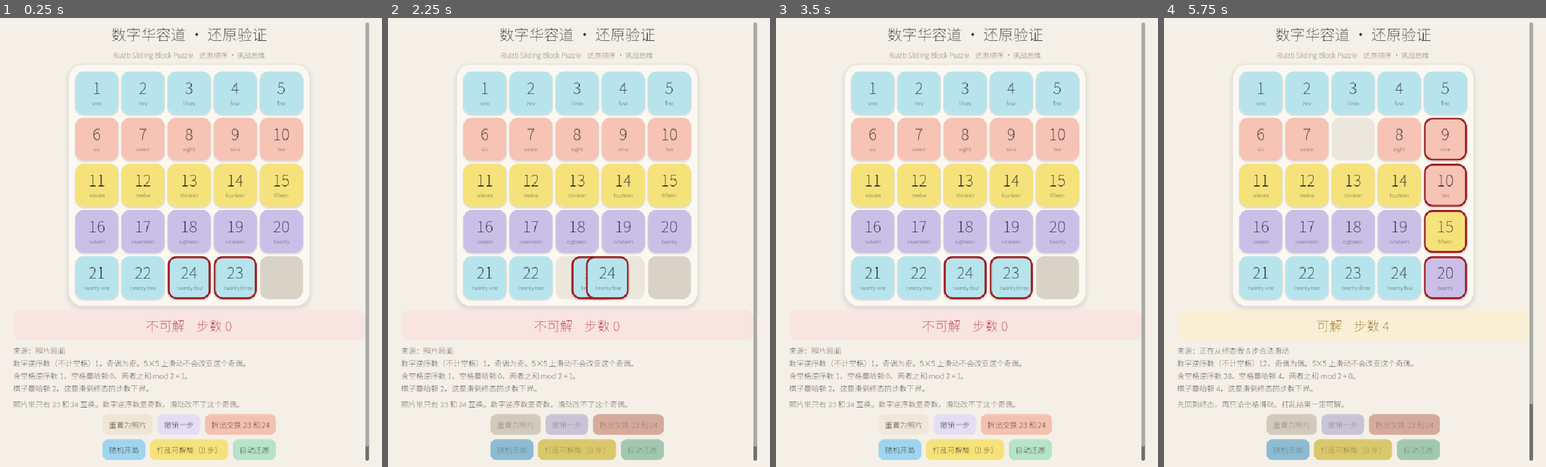
Above: before the commit, frames 1-4 (left to right).
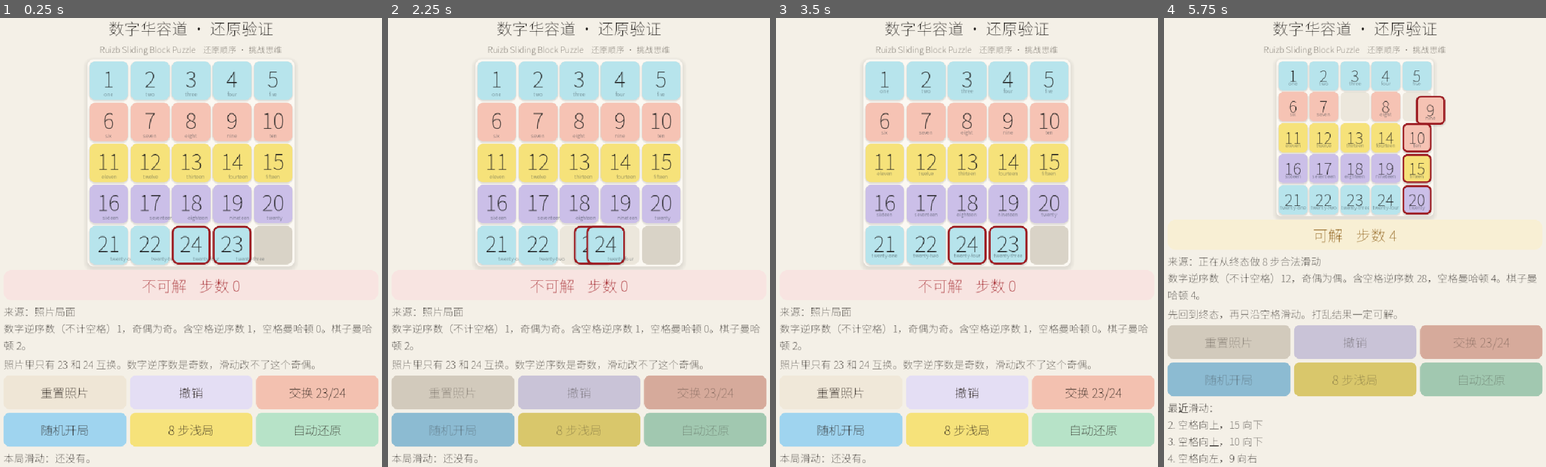
Above: after the commit, the same moments.

Repository: JeffGu98/huarongdao
Game: Godot game, scene res://main.tscn
Two runs of this game, one before a commit and one after it. Both use one fixed random seed, a clock stepped at 60 frames per second and the inputs below.
Inputs:
- Up to frame 1 (0.25 s): no input
- Up to frame 2 (2.25 s): click "重置为照片" (after the commit: "重置照片") at 0.5 s; click "撤销一步" (after the commit: "撤销") at 1.25 s; click "拆出交换 23 和 24" (after the commit: "交换 23/24") at 2 s
- Up to frame 3 (3.5 s): click "重置为照片" (after the commit: "重置照片") at 2.75 s
- Up to frame 4 (5.75 s): click "随机开局" at 3.5 s; click "重置为照片" (after the commit: "重置照片") at 4.25 s; click "打乱可解局（8 步）" (after the commit: "8 步浅局") at 5 s

The runs differ from the first frame. In frame 1, 38% of the frame differs, in the area x 0-100%, y 0-100%; in frame 2, 41%; in frame 3, 38%; in frame 4, 49%.

Commit message:
放大手机上的棋盘和数字，发布 1.0.1。
格子按屏幕宽度铺开，数字字号跟格子一起变大，按钮改成两行大触控区。

Diff:
--- a/main.gd
+++ b/main.gd
@@ -2,9 +2,6 @@
 
 const Puzzle = preload("res://puzzle.gd")
 
-const TILE := 92
-const GAP := 7
-const FRAME := 14
 const WORDS := [
 	"",
 	"one", "two", "three", "four", "five",
@@ -40,6 +37,14 @@
 var action_buttons: Array = []
 var font_regular: Font
 var font_bold: Font
+var tile_px := 140.0
+var gap_px := 12.0
+var frame_px := 14.0
+var board_host: Control
+var board_root: Panel
+var number_labels := {}
+var word_labels := {}
+var laying_out := false
 
 
 func _ready() -> void:
@@ -48,7 +53,7 @@
 	font_bold = _make_font(700)
 	var theme := Theme.new()
 	theme.default_font = font_regular
-	theme.default_font_size = 18
+	theme.default_font_size = 28
 	self.theme = theme
 
 	var background := ColorRect.new()
@@ -59,41 +64,43 @@
 
 	var margin := MarginContainer.new()
 	margin.set_anchors_preset(Control.PRESET_FULL_RECT)
-	margin.add_theme_constant_override("margin_left", 28)
-	margin.add_theme_constant_override("margin_right", 28)
-	margin.add_theme_constant_override("margin_top", 22)
-	margin.add_theme_constant_override("margin_bottom", 18)
+	margin.add_theme_constant_override("margin_left", 8)
+	margin.add_theme_constant_override("margin_right", 8)
+	margin.add_theme_constant_override("margin_top", 8)
+	margin.add_theme_constant_override("margin_bottom", 8)
 	add_child(margin)
 
-	var scroll := ScrollContainer.new()
-	scroll.size_flags_horizontal = Control.SIZE_EXPAND_FILL
-	scroll.size_flags_vertical = Control.SIZE_EXPAND_FILL
-	scroll.horizontal_scroll_mode = ScrollContainer.SCROLL_MODE_DISABLED
-	margin.add_child(scroll)
-
 	var column := VBoxContainer.new()
-	column.add_theme_constant_override("separation", 10)
+	column.set_anchors_preset(Control.PRESET_FULL_RECT)
+	column.add_theme_constant_override("separation", 8)
 	column.size_flags_horizontal = Control.SIZE_EXPAND_FILL
-	scroll.add_child(column)
+	column.size_flags_vertical = Control.SIZE_EXPAND_FILL
+	margin.add_child(column)
 
 	var title := Label.new()
 	title.text = "数字华容道 · 还原验证"
 	title.horizontal_alignment = HORIZONTAL_ALIGNMENT_CENTER
 	title.add_theme_font_override("font", font_bold)
-	title.add_theme_font_size_override("font_size", 32)
+	title.add_theme_font_size_override("font_size", 34)
 	title.add_theme_color_override("font_color", Color("1d1a17"))
 	column.add_child(title)
 
 	var subtitle := Label.new()
 	subtitle.text = "Ruizb Sliding Block Puzzle    还原顺序 · 挑战思维"
 	subtitle.horizontal_alignment = HORIZONTAL_ALIGNMENT_CENTER
-	subtitle.add_theme_font_size_override("font_size", 15)
+	subtitle.add_theme_font_size_override("font_size", 18)
+	subtitle.text_overrun_behavior = TextServer.OVERRUN_TRIM_ELLIPSIS
 	subtitle.add_theme_color_override("font_color", Color("5e584f"))
 	column.add_child(subtitle)
 
-	var center := CenterContainer.new()
-	column.add_child(center)
-	center.add_child(_build_board())
+	board_host = Control.new()
+	board_host.size_flags_horizontal = Control.SIZE_EXPAND_FILL
+	board_host.size_flags_vertical = Control.SIZE_EXPAND_FILL
+	board_host.mouse_filter = Control.MOUSE_FILTER_IGNORE
+	board_host.resized.connect(_layout_board)
+	column.add_child(board_host)
+	board_root = _build_board()
+	board_host.add_child(board_root)
 
 	banner = Panel.new()
 	banner.size_flags_horizontal = Control.SIZE_EXPAND_FILL
@@ -105,7 +112,7 @@
 	verdict_label.horizontal_alignment = HORIZONTAL_ALIGNMENT_CENTER
 	verdict_label.vertical_alignment = VERTICAL_ALIGNMENT_CENTER
 	verdict_label.add_theme_font_override("font", font_bold)
-	verdict_label.add_theme_font_size_override("font_size", 28)
+	verdict_label.add_theme_font_size_override("font_size", 32)
 	banner.add_child(verdict_label)
 
 	stats_label = _body_label()
@@ -114,26 +121,25 @@
 	note_label.add_theme_color_override("font_color", Color("3f3a34"))
 	column.add_child(note_label)
 
-	var row_one := HBoxContainer.new()
-	row_one.alignment = BoxContainer.ALIGNMENT_CENTER
-	row_one.add_theme_constant_override("separation", 10)
-	column.add_child(row_one)
-	var row_two := HBoxContainer.new()
-	row_two.alignment = BoxContainer.ALIGNMENT_CENTER
-	row_two.add_theme_constant_override("separation", 10)
-	column.add_child(row_two)
-
-	row_one.add_child(_action_button("重置为照片", Color("efe6d6"), _on_reset))
-	row_one.add_child(_action_button("撤销一步", Color("e4def4"), _on_undo))
-	row_one.add_child(_action_button("拆出交换 23 和 24", Color("f3c1b0"), _on_swap))
-	row_two.add_child(_action_button("随机开局", Color("9fd4ef"), _on_random_deal))
-	row_two.add_child(_action_button("打乱可解局（8 步）", Color("f6e27a"), _on_scramble))
-	row_two.add_child(_action_button("自动还原", Color("b7e3c8"), _on_solve))
+	var button_grid := GridContainer.new()
+	button_grid.columns = 3
+	button_grid.size_flags_horizontal = Control.SIZE_EXPAND_FILL
+	button_grid.add_theme_constant_override("h_separation", 8)
+	button_grid.add_theme_constant_override("v_separation", 8)
+	column.add_child(button_grid)
+	button_grid.add_child(_action_button("重置照片", Color("efe6d6"), _on_reset))
+	button_grid.add_child(_action_button("撤销", Color("e4def4"), _on_undo))
+	button_grid.add_child(_action_button("交换 23/24", Color("f3c1b0"), _on_swap))
+	button_grid.add_child(_action_button("随机开局", Color("9fd4ef"), _on_random_deal))
+	button_grid.add_child(_action_button("8 步浅局", Color("f6e27a"), _on_scramble))
+	button_grid.add_child(_action_button("自动还原", Color("b7e3c8"), _on_solve))
 
 	history_label = _body_label()
 	column.add_child(history_label)
 
 	_load_photo()
+	resized.connect(_layout_board)
+	get_viewport().size_changed.connect(_layout_board)
 
 
 func _make_font(weight: int) -> Font:
@@ -152,10 +158,9 @@
 	return fallback
 
 
-func _build_board() -> Control:
-	var side := FRAME * 2 + Puzzle.N * TILE + (Puzzle.N - 1) * GAP
+func _build_board() -> Panel:
 	var root := Panel.new()
-	root.custom_minimum_size = Vector2(side, side)
+	root.mouse_filter = Control.MOUSE_FILTER_IGNORE
 	var tray := StyleBoxFlat.new()
 	tray.bg_color = Color("fbf8f2")
 	tray.set_corner_radius_all(28)
@@ -167,18 +172,12 @@
 	for index in range(Puzzle.N * Puzzle.N):
 		var slot := Panel.new()
 		slot.mouse_filter = Control.MOUSE_FILTER_IGNORE
-		slot.custom_minimum_size = Vector2(TILE, TILE)
-		slot.position = _cell_origin(index)
-		slot.size = Vector2(TILE, TILE)
 		root.add_child(slot)
-		slot.size = Vector2(TILE, TILE)
 		slots.append(slot)
 
 	for value in range(1, Puzzle.N * Puzzle.N):
 		var button := Button.new()
 		button.focus_mode = Control.FOCUS_NONE
-		button.custom_minimum_size = Vector2(TILE, TILE)
-		button.size = Vector2(TILE, TILE)
 		button.mouse_default_cursor_shape = Control.CURSOR_POINTING_HAND
 		var number := Label.new()
 		number.name = "Number"
@@ -186,10 +185,7 @@
 		number.text = str(value)
 		number.horizontal_alignment = HORIZONTAL_ALIGNMENT_CENTER
 		number.vertical_alignment = VERTICAL_ALIGNMENT_CENTER
-		number.position = Vector2(0, 8)
-		number.size = Vector2(TILE, 48)
 		number.add_theme_font_override("font", font_bold)
-		number.add_theme_font_size_override("font_size", 34)
 		number.add_theme_color_override("font_color", Color("1c1c1c"))
 		button.add_child(number)
 		var word := Label.new()
@@ -197,25 +193,67 @@
 		word.text = WORDS[value]
 		word.horizontal_alignment = HORIZONTAL_ALIGNMENT_CENTER
 		word.vertical_alignment = VERTICAL_ALIGNMENT_CENTER
-		word.position = Vector2(2, 56)
-		word.size = Vector2(TILE - 4, 22)
-		word.add_theme_font_size_override("font_size", 11)
 		word.add_theme_color_override("font_color", Color("243038"))
 		button.add_child(word)
 		button.pressed.connect(_on_tile.bind(value))
 		root.add_child(button)
-		button.size = Vector2(TILE, TILE)
-		number.size = Vector2(TILE, 48)
-		word.size = Vector2(TILE - 4, 22)
 		tiles[value] = button
+		number_labels[value] = number
+		word_labels[value] = word
 	return root
+
+
+func _layout_board() -> void:
+	if laying_out or board_host == null:
+		return
+	var avail := board_host.size
+	if avail.x < 80.0 or avail.y < 80.0:
+		return
+	laying_out = true
+	var side := minf(avail.x, avail.y)
+	frame_px = clampf(side * 0.01, 4.0, 14.0)
+	gap_px = clampf(side * 0.012, 4.0, 12.0)
+	tile_px = (side - frame_px * 2.0 - gap_px * 4.0) / float(Puzzle.N)
+	board_root.custom_minimum_size = Vector2.ZERO
+	board_root.size = Vector2(side, side)
+	board_root.position = Vector2((avail.x - side) * 0.5, (avail.y - side) * 0.5)
+	var radius := maxi(int(tile_px * 0.16), 8)
+	var number_size := int(tile_px * 0.56)
+	var word_size := mini(int(tile_px * 0.13), int((tile_px - 8.0) / 6.6))
+	word_size = maxi(word_size, 11)
+	for index in range(slots.size()):
+		var slot: Panel = slots[index]
+		slot.position = _cell_origin(index)
+		slot.size = Vector2(tile_px, tile_px)
+		slot.custom_minimum_size = Vector2.ZERO
+	for value in range(1, Puzzle.N * Puzzle.N):
+		var button: Button = tiles[value]
+		button.custom_minimum_size = Vector2.ZERO
+		button.size = Vector2(tile_px, tile_px)
+		var number: Label = number_labels[value]
+		number.position = Vector2(0, tile_px * 0.02)
+		number.size = Vector2(tile_px, tile_px * 0.60)
+		number.add_theme_font_size_override("font_size", number_size)
+		var word: Label = word_labels[value]
+		word.position = Vector2(2, tile_px * 0.60)
+		word.size = Vector2(tile_px - 4, tile_px * 0.34)
+		word.clip_text = true
+		word.add_theme_font_size_override("font_size", word_size)
+	var tray := board_root.get_theme_stylebox("panel") as StyleBoxFlat
+	if tray != null:
+		tray.set_corner_radius_all(radius)
+	if not board.is_empty():
+		_place_tiles()
+	laying_out = false
 
 
 func _action_button(text: String, color: Color, callback: Callable) -> Button:
 	var button := Button.new()
 	button.text = text
 	button.focus_mode = Control.FOCUS_NONE
-	button.add_theme_font_size_override("font_size", 16)
+	button.size_flags_horizontal = Control.SIZE_EXPAND_FILL
+	button.custom_minimum_size = Vector2(0, 72)
+	button.add_theme_font_size_override("font_size", 26)
 	button.add_theme_color_override("font_color", Color("1c140f"))
 	button.add_theme_color_override("font_hover_color", Color("1c140f"))
 	button.add_theme_color_override("font_pressed_color", Color("1c140f"))
@@ -225,8 +263,8 @@
 		style.set_corner_radius_all(12)
 		style.content_margin_left = 14
 		style.content_margin_right = 14
-		style.content_margin_top = 10
-		style.content_margin_bottom = 10
+		style.content_margin_top = 12
+		style.content_margin_bottom = 12
 		style.bg_color = color
 		if state == "hover":
 			style.bg_color = color.lightened(0.06)
@@ -244,7 +282,7 @@
 	var label := Label.new()
 	label.autowrap_mode = TextServer.AUTOWRAP_WORD_SMART
 	label.size_flags_horizontal = Control.SIZE_EXPAND_FILL
-	label.add_theme_font_size_override("font_size", 16)
+	label.add_theme_font_size_override("font_size", 22)
 	label.add_theme_color_override("font_color", Color("2c2824"))
 	return label
 
@@ -252,7 +290,7 @@
 func _cell_origin(index: int) -> Vector2:
 	var row := int(index / Puzzle.N)
 	var col := index % Puzzle.N
-	return Vector2(FRAME + col * (TILE + GAP), FRAME + row * (TILE + GAP))
+	return Vector2(frame_px + col * (tile_px + gap_px), frame_px + row * (tile_px + gap_px))
 
 
 func _load_photo() -> void:
@@ -274,7 +312,7 @@
 			continue
 		var button: Button = tiles[value]
 		button.position = _cell_origin(index)
-		button.size = Vector2(TILE, TILE)
+		button.size = Vector2(tile_px, tile_px)
 	_restyle()
 
 
@@ -283,7 +321,7 @@
 	for index in range(slots.size()):
 		var slot: Panel = slots[index]
 		var style := StyleBoxFlat.new()
-		style.set_corner_radius_all(18)
+		style.set_corner_radius_all(maxi(int(tile_px * 0.16), 10))
 		style.bg_color = Color("d9d3c7") if index == blank else Color("ece7dc")
 		slot.add_theme_stylebox_override("panel", style)
 	for value in range(1, Puzzle.N * Puzzle.N):
@@ -292,13 +330,13 @@
 		var button: Button = tiles[value]
 		var style := StyleBoxFlat.new()
 		style.bg_color = ROW_COLORS[int((value - 1) / Puzzle.N)]
-		style.set_corner_radius_all(18)
+		style.set_corner_radius_all(maxi(int(tile_px * 0.16), 10))
 		style.shadow_color = Color(0, 0, 0, 0.1)
 		style.shadow_size = 3
 		style.shadow_offset = Vector2(0, 2)
 		if here != home:
 			style.border_color = Color("9d1c22")
-			style.set_border_width_all(4)
+			style.set_border_width_all(maxi(int(tile_px * 0.045), 4))
 		button.add_theme_stylebox_override("normal", style)
 		button.add_theme_stylebox_override("hover", style)
 		button.add_theme_stylebox_override("pressed", style)
@@ -320,13 +358,12 @@
 	band.set_corner_radius_all(16)
 	band.bg_color = Color("e5f6ea") if solved else (Color("f8efd4") if can_solve else Color("f8e4e1"))
 	banner.add_theme_stylebox_override("panel", band)
-	stats_label.text = "来源：%s\n数字逆序数（不计空格）%d，奇偶为%s。5×5 上滑动不会改变这个奇偶。\n含空格逆序数 %d，空格曼哈顿 %d，两者之和 mod 2 = %d。\n棋子曼哈顿 %d，这是滑到终态的步数下界。" % [
+	stats_label.text = "来源：%s\n数字逆序数（不计空格）%d，奇偶为%s。含空格逆序数 %d，空格曼哈顿 %d。棋子曼哈顿 %d。" % [
 		source_text,
 		numbered,
 		"奇" if numbered % 2 else "偶",
 		blank_inversions,
 		blank_distance,
-		(blank_inversions + blank_distance) % 2,
 		distance,
 	]
 	note_label.text = note_text
@@ -334,9 +371,10 @@
 		history_label.text = "本局滑动：还没有。"
 	else:
 		var lines: PackedStringArray = PackedStringArray()
-		for entry in history:
-			lines.append(str(entry))
-		history_label.text = "本局滑动：\n" + "\n".join(lines)
+		var start := maxi(history.size() - 3, 0)
+		for index in range(start, history.size()):
+			lines.append(str(history[index]))
+		history_label.text = "最近滑动：\n" + "\n".join(lines)
 
 
 func _unhandled_input(event: InputEvent) -> void:
--- a/project.godot
+++ b/project.godot
@@ -12,7 +12,7 @@
 
 config/name="数字华容道"
 config/description="5×5 数字滑动拼图。照片局面用来验证可解性，随机开局可以玩。"
-config/version="1.0.0"
+config/version="1.0.1"
 run/main_scene="res://main.tscn"
 config/features=PackedStringArray("4.7", "Mobile")
 config/icon="res://icon.png"
--- a/selftest.gd
+++ b/selftest.gd
@@ -39,14 +39,43 @@
 		push_error("底行没有在第 4 行下面")
 		quit(1)
 		return
+	var host_width: float = game.board_host.size.x
+	if host_width < 600.0:
+		push_error("棋盘区域没有铺开：%s" % str(game.board_host.size))
+		quit(1)
+		return
+	game.get_window().size = Vector2i(820, 1800)
+	await process_frame
+	await process_frame
+	game._layout_board()
+	var phone_host: Vector2 = game.board_host.size
+	if phone_host.x < 700.0 or phone_host.y < phone_host.x:
+		push_error("竖屏窗口没有把宽度留给棋盘：%s" % str(phone_host))
+		quit(1)
+		return
+	# 手机竖屏时棋盘区域又高又窄，宽度决定格子。
+	var phone_width := phone_host.x
+	game._layout_board()
 	var tile_size: Vector2 = game.tiles[1].size
-	if absf(tile_size.x - game.TILE) > 1.0 or absf(tile_size.y - game.TILE) > 1.0:
-		push_error("格子尺寸不对：%s" % str(tile_size))
+	if absf(tile_size.x - tile_size.y) > 1.0 or tile_size.x < phone_width * 0.17:
+		push_error("手机宽度下格子仍然偏小：%s / %s" % [str(tile_size), str(phone_width)])
 		quit(1)
 		return
 	var step_x: float = game.tiles[2].position.x - game.tiles[1].position.x
-	if absf(step_x - float(game.TILE + game.GAP)) > 1.0:
+	if absf(step_x - (tile_size.x + game.gap_px)) > 1.5:
 		push_error("相邻格子间距不对：%s" % str(step_x))
+		quit(1)
+		return
+	var number_label: Label = game.number_labels[10]
+	var number_size := number_label.get_theme_font_size("font_size")
+	if float(number_size) < tile_size.x * 0.5:
+		push_error("数字字号太小：%s / %s" % [str(number_size), str(tile_size.x)])
+		quit(1)
+		return
+	var word_label: Label = game.word_labels[23]
+	var word_size := word_label.get_theme_font_size("font_size")
+	if float(word_size) < tile_size.x * 0.1:
+		push_error("英文词字号太小：%s" % str(word_size))
 		quit(1)
 		return
 	await game._animate_step(0, -1)
Not shown, changed: export_presets.cfg
